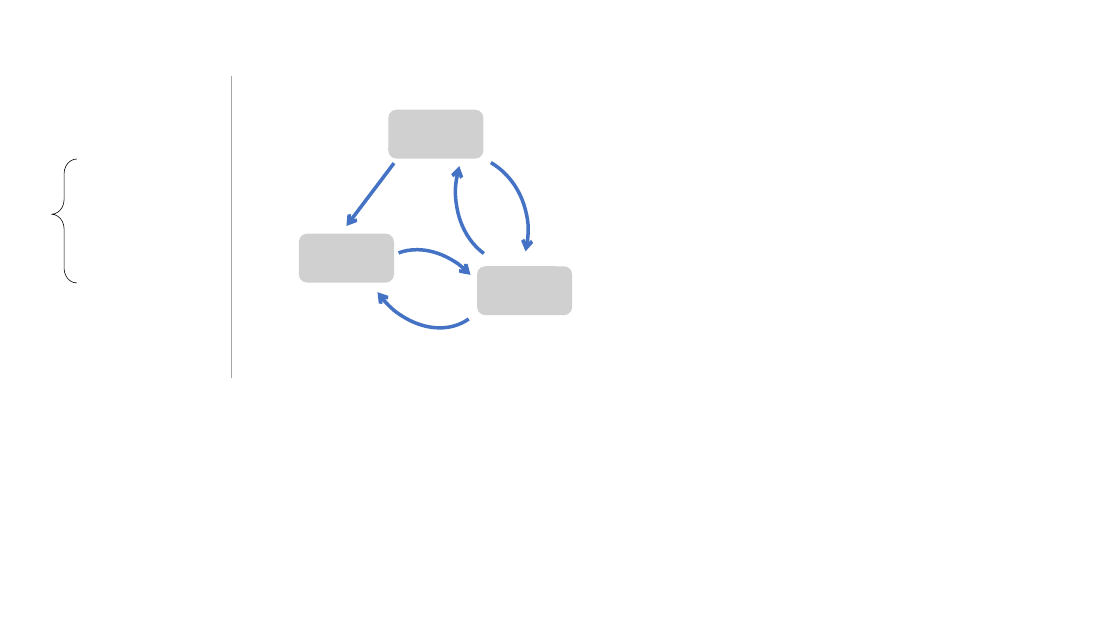
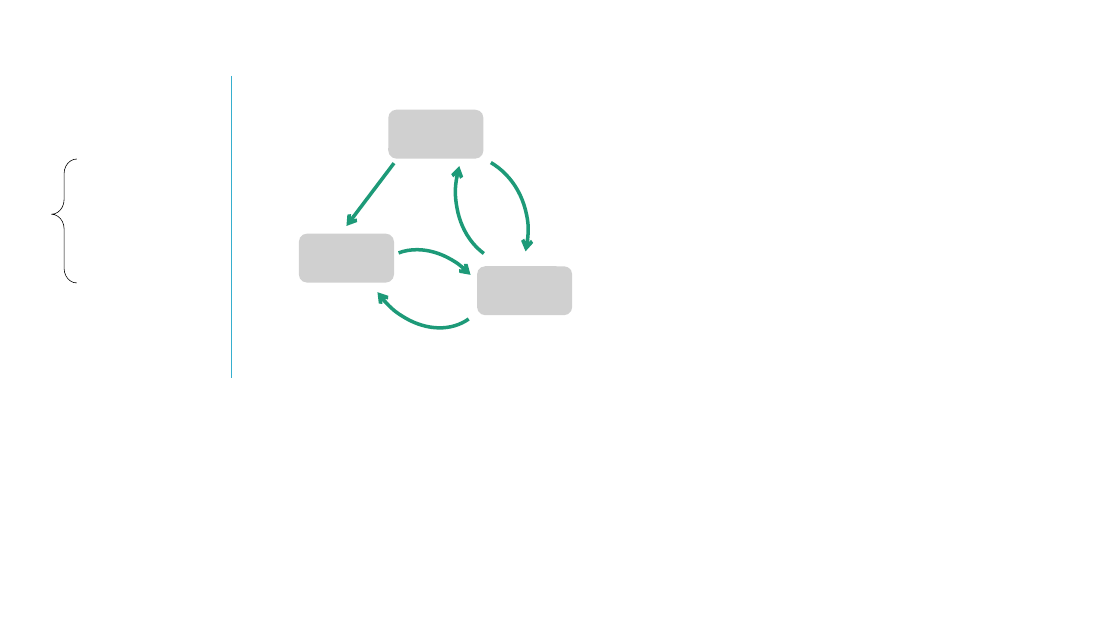
Before and after one commit to jiawei-zhang-a/Pendulum-beta, a slide deck: slide 1 of doc/illustrations.pptx. Drawn at 1120x630 pixels with LibreOffice and Linux fonts; fonts in the diff are those of the drawing; grey boxes stand for pictures. Boxes give left, top, right and bottom in pixels: in the first picture for what was removed or moved away, otherwise in the second. Text is boxed around its words. In the diff, an @@ line names an element or a change of style, - is before the commit and + after.

```diff
--- a/doc/illustrations.pptx
+++ b/doc/illustrations.pptx
@@ line (232, 76) - (232, 378): stroke #A5A5A5 0.5 pt to #36AFCE 0.5 pt @@
@@ outline #4472C4 3 pt to #1D9A78 3 pt in 4 elements at [360, 138, 545, 330], [437, 88, 613, 281], [340, 224, 522, 414], [334, 163, 516, 353] @@
@@ arrow (394, 163) - (346, 226): stroke #4472C4 3 pt to #1D9A78 3 pt @@
```
Also in this commit, not shown: 2 slides added, 19 other files.
